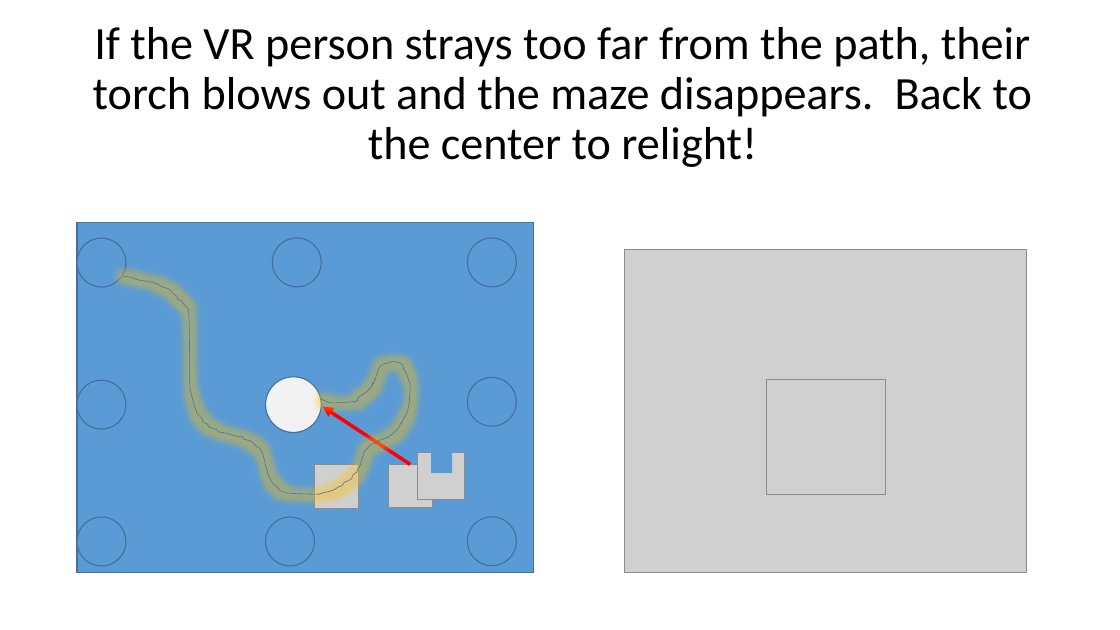
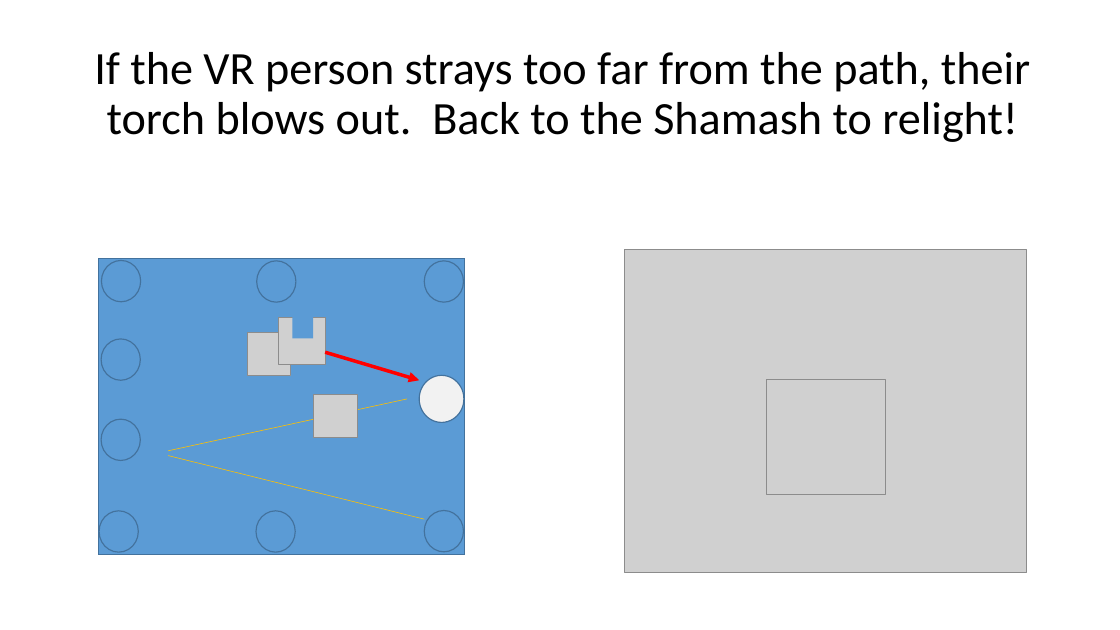
Before and after one commit to mmandel/8Nights2, a slide deck: slide 13 of docs/8NightsVRDesign_Rev2.pptx. Drawn at 1120x630 pixels with LibreOffice and Linux fonts; fonts in the diff are those of the drawing; grey boxes stand for pictures. Boxes give left, top, right and bottom in pixels: in the first picture for what was removed or moved away, otherwise in the second. Text is boxed around its words. In the diff, an @@ line names an element or a change of style, - is before the commit and + after.

Commit message:
design doc revisions
describe the portals, adjust for new layout where shamash is on the side

```diff
--- a/docs/8NightsVRDesign_Rev2.pptx
+++ b/docs/8NightsVRDesign_Rev2.pptx
@@ title at <box>94,52,1030,142</box>: text changed @@
-If the VR person strays too far from the path, their torch blows out and the maze disappears. Back to the center to relight!
+If the VR person strays too far from the path, their torch blows out. Back to the Shamash to relight!
@@ rectangle: place and size @@
-rectangle at <box>77,223,534,572</box>
+rectangle at <box>99,259,465,555</box>
@@ ellipse: place and size @@
-ellipse at <box>77,238,126,287</box>
+ellipse at <box>102,260,141,302</box>
@@ ellipse: place and size @@
-ellipse at <box>272,238,321,287</box>
+ellipse at <box>257,261,297,302</box>
@@ ellipse: place and size @@
-ellipse at <box>467,238,516,287</box>
+ellipse at <box>424,261,464,302</box>
@@ freeform shape removed at <box>123,276,410,494</box> @@
@@ picture: place and size @@
-picture at <box>418,453,465,500</box>
+picture at <box>279,318,326,365</box>
@@ rectangle: place and size @@
-rectangle at <box>431,439,452,473</box>
+rectangle at <box>292,305,313,339</box>
@@ ellipse: place and size @@
-ellipse at <box>467,377,516,426</box>
+ellipse at <box>101,339,140,380</box>
@@ picture: place and size @@
-picture at <box>389,465,433,508</box>
+picture at <box>248,333,292,376</box>
@@ arrow moved from (410, 465) - (323, 407) to (325, 352) - (419, 381) @@
@@ ellipse: place and size @@
-ellipse at <box>266,377,321,433</box>
+ellipse at <box>419,376,464,423</box>
@@ ellipse: place and size @@
-ellipse at <box>77,381,126,429</box>
+ellipse at <box>101,419,140,460</box>
@@ line added from (408, 399) to (168, 451), #FFC000 0.5 pt @@
@@ picture: place and size @@
-picture at <box>314,465,358,508</box>
+picture at <box>313,394,357,438</box>
@@ line added from (424, 519) to (168, 455), #FFC000 0.5 pt @@
@@ ellipse: place and size @@
-ellipse at <box>77,518,126,566</box>
+ellipse at <box>99,511,139,552</box>
@@ ellipse: place and size @@
-ellipse at <box>266,518,314,566</box>
+ellipse at <box>256,511,296,552</box>
@@ ellipse: place and size @@
-ellipse at <box>467,517,516,565</box>
+ellipse at <box>424,511,464,552</box>
```
Also in this commit, not shown: 6 other slides changed, 6 slides added, 2 slides removed, 1 other file.
